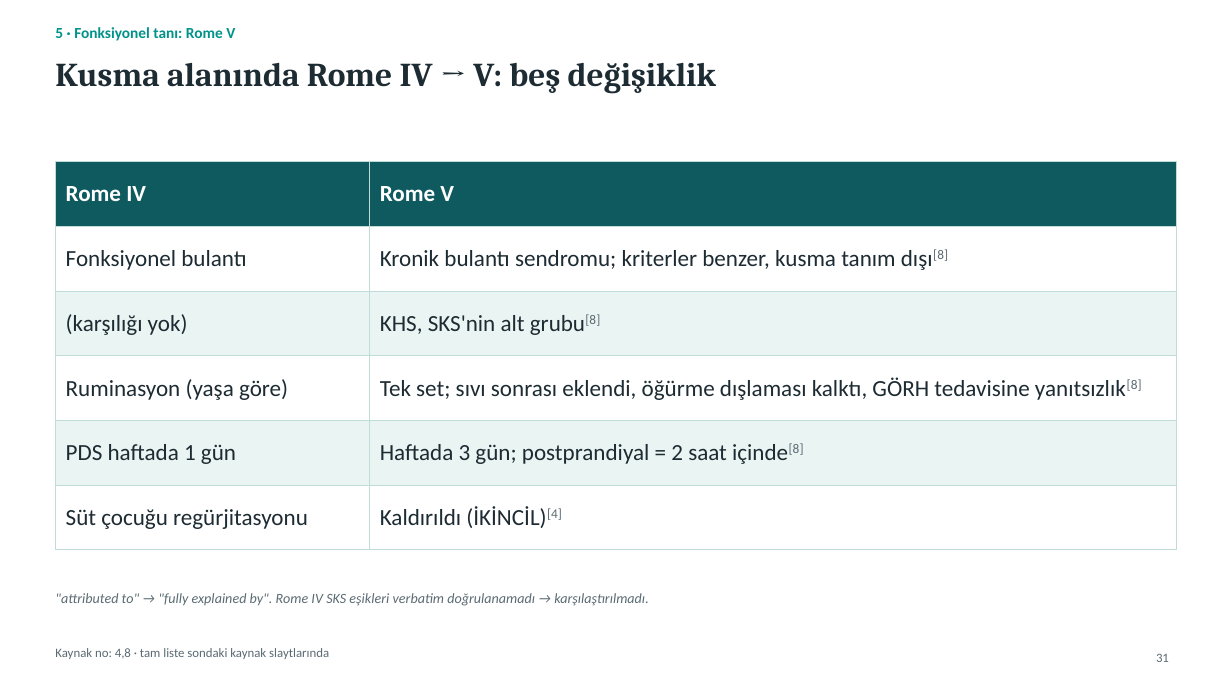
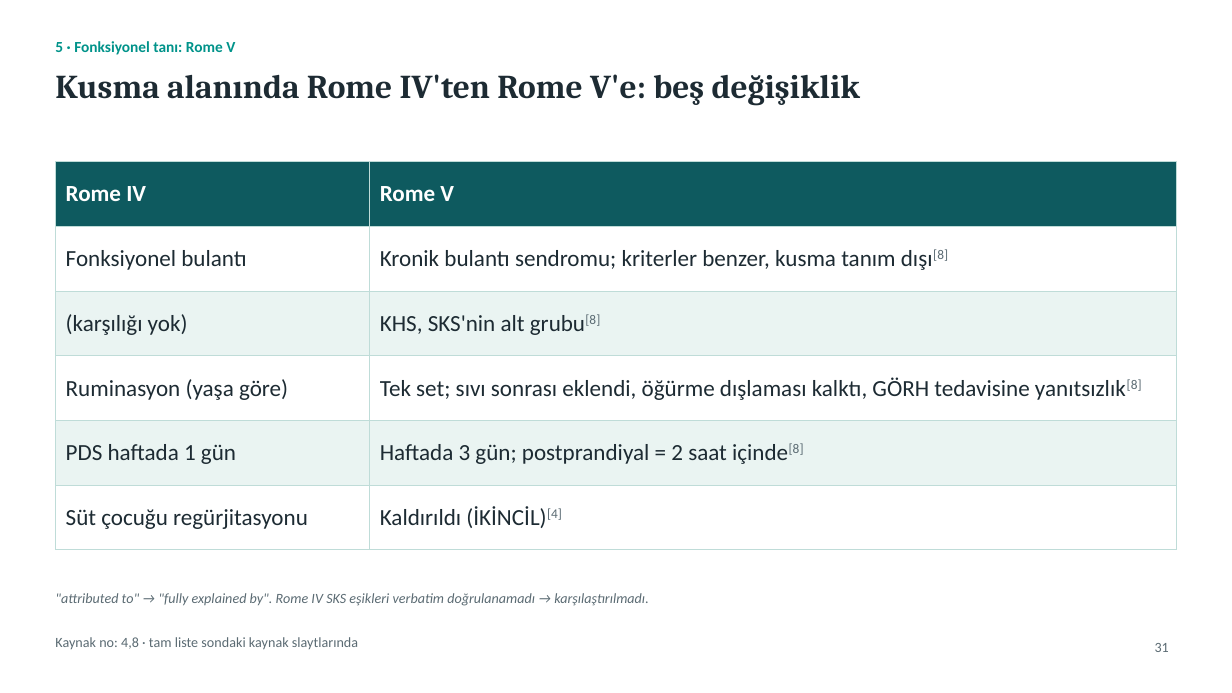
Before and after one commit to gokhanbirsen1992-sketch/sunu-, a slide deck: slide 31 of Sunum_KronikKusma/output/KronikKusmaYaklasim.pptx. Drawn at 1232x693 pixels with LibreOffice and Linux fonts; fonts in the diff are those of the drawing. Boxes give left, top, right and bottom in pixels: in the first picture for what was removed or moved away, otherwise in the second. Text is boxed around its words. In the diff, an @@ line names an element or a change of style, - is before the commit and + after.

```diff
--- a/Sunum_KronikKusma/output/KronikKusmaYaklasim.pptx
+++ b/Sunum_KronikKusma/output/KronikKusmaYaklasim.pptx
@@ text "5 · Fonksiyonel tanı: Rome ...": place and size @@
-text "5 · Fonksiyonel tanı: Rome ..." at [55,27,235,41]
+text "5 · Fonksiyonel tanı: Rome ..." at [55,41,235,55]
@@ title at [55,74,860,105]: text changed @@
-Kusma alanında Rome IV → V: beş değişiklik
+Kusma alanında Rome IV'ten Rome V'e: beş değişiklik
@@ text "Kaynak no: 4,8 · tam ...": place and size @@
-text "Kaynak no: 4,8 · tam ..." at [55,648,329,659]
+text "Kaynak no: 4,8 · tam ..." at [55,637,358,650]
@@ text "Kaynak no: 4,8 · tam ..." at [55,637,358,650]: size 10 to 11 pt @@
@@ page number: place and size @@
-page number at [1156,653,1169,662]
+page number at [1155,643,1169,652]
@@ page number at [1155,643,1169,652]: size 10 to 11 pt @@
```
Also in this commit, not shown: 46 other slides changed, 9 other files.
